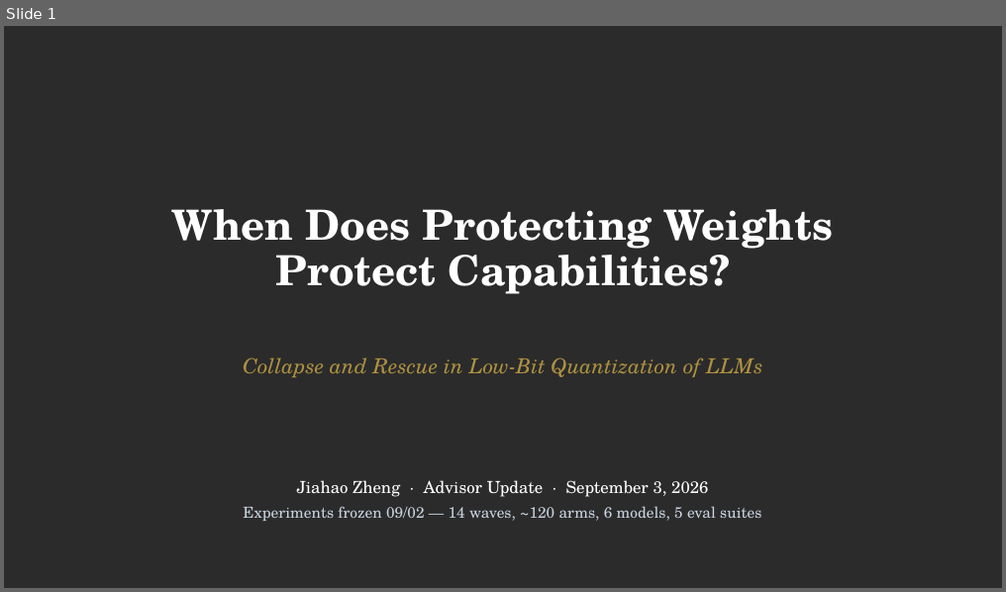
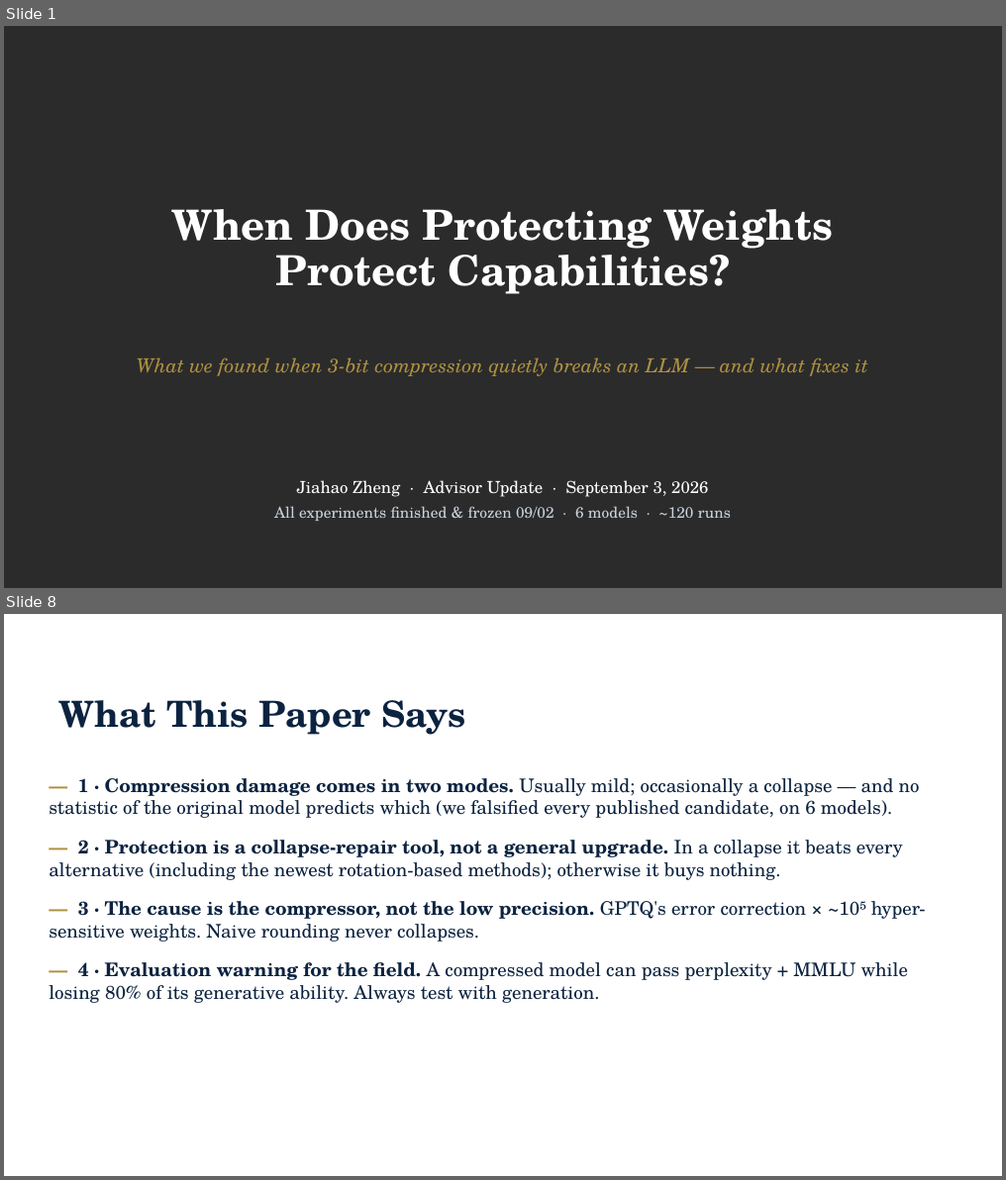
Before and after one commit to JiahaoZheng24/Instruction-Following-Attention-Head-Sensitive, a slide deck: paper/IFH_advisor_update_2026-09-03.pptx. Shown one above the other, each under a label of ours: slide 1 before the commit, slides 1 and 8 after it; the slides between them are not shown. The pictures are 1006x592 and 1006x1180 pixels, drawn with LibreOffice and Linux fonts; fonts in the diff are those of the drawing; background and template pictures are left out; a plain dark background stands for a picture behind light text. Boxes give left, top, right and bottom in pixels: in the first picture for what was removed or moved away, otherwise in the second. Text is boxed around its words. In the diff, an @@ line names an element or a change of style, - is before the commit and + after.

```diff
--- a/paper/IFH_advisor_update_2026-09-03.pptx
+++ b/paper/IFH_advisor_update_2026-09-03.pptx
@@ slide 8 added at (x1=4, y1=614, x2=1002, y2=1176), background picture (left out) @@
@@ subtitle added at (x1=46, y1=629, x2=457, y2=671), 11 pt, text #FFFFFF, bold @@
+SUMMARY
@@ title added at (x1=58, y1=700, x2=466, y2=735), 26 pt, text #0C2340, bold @@
+What This Paper Says
@@ text added at (x1=49, y1=778, x2=926, y2=1003), 13.5 pt, text #0C2340 @@
+— 1 · Compression damage comes in two modes. Usually mild; occasionally a collapse — and no statistic of the original model predicts which (we falsified every published candidate, on 6 models).
+— 2 · Protection is a collapse-repair tool, not a general upgrade. In a collapse it beats every alternative (including the newest rotation-based methods); otherwise it buys nothing.
+— 3 · The cause is the compressor, not the low precision. GPTQ's error correction × ~10⁵ hyper-sensitive weights. Naive rounding never collapses.
+— 4 · Evaluation warning for the field. A compressed model can pass perplexity + MMLU while losing 80% of its generative ability. Always test with generation.
@@ slide 1 changed as well @@
@@ text at (x1=137, y1=358, x2=868, y2=376): text changed; size 15 to 14 pt @@
-Collapse and Rescue in Low-Bit Quantization of LLMs
+What we found when 3-bit compression quietly breaks an LLM — and what fixes it
@@ text at (x1=274, y1=506, x2=731, y2=521): text changed @@
-Experiments frozen 09/02 — 14 waves, ~120 arms, 6 models, 5 eval suites
+All experiments finished & frozen 09/02 · 6 models · ~120 runs
```
Also in this commit, not shown: 8 other slides added, 14 slides removed.
